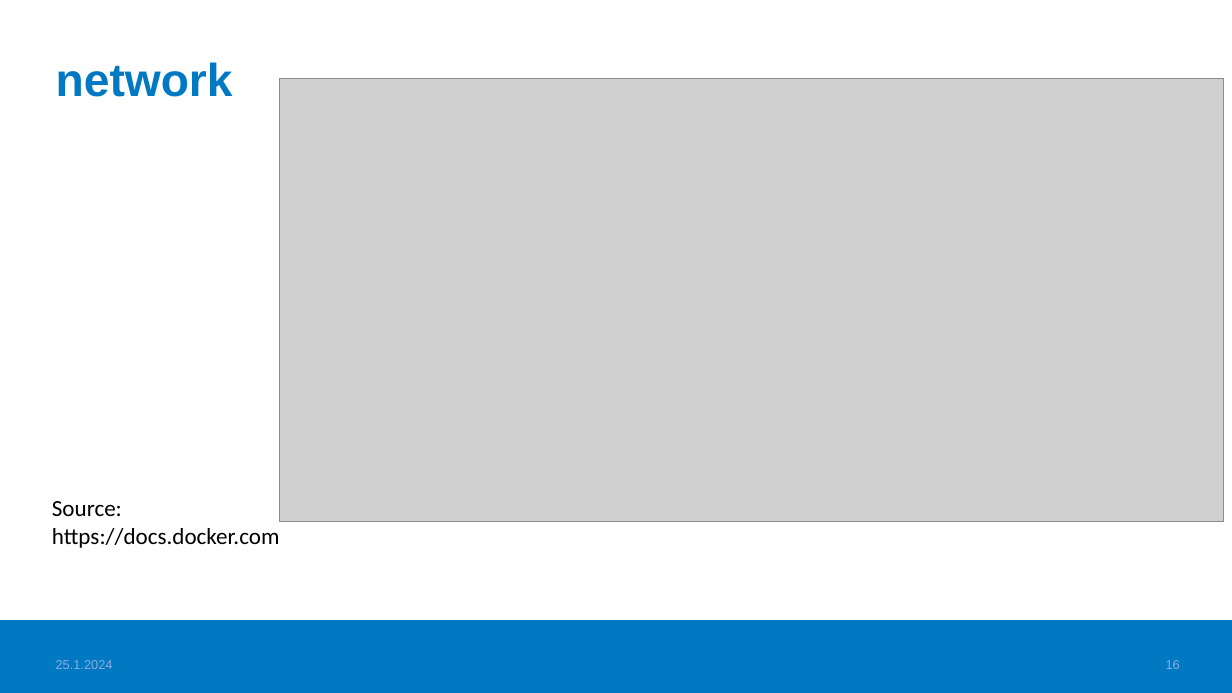
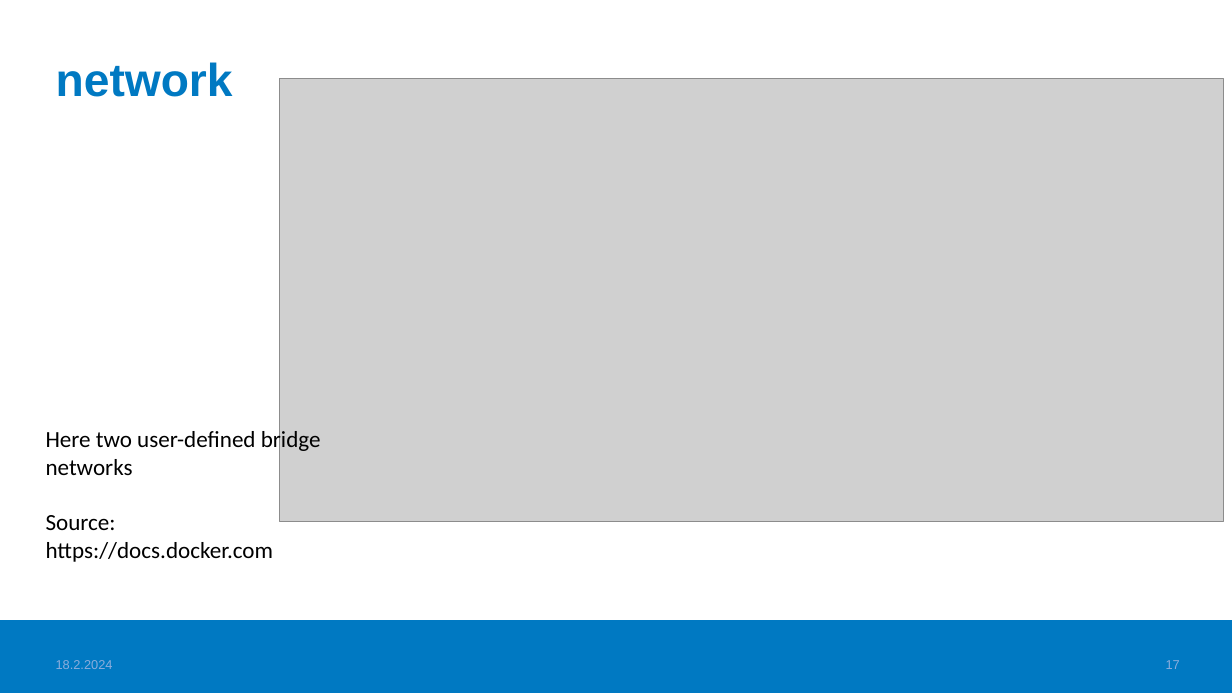
Before and after one commit to haagahelia/ohke-teknologiat, a slide deck: slide 17 of 01_docker/DockerConceptsAndVocabulary.pptx (slide 16 before the commit). Drawn at 1232x693 pixels with LibreOffice and Linux fonts; fonts in the diff are those of the drawing; grey boxes stand for pictures; background and template pictures are left out. Boxes give left, top, right and bottom in pixels: in the first picture for what was removed or moved away, otherwise in the second. Text is boxed around its words. In the diff, an @@ line names an element or a change of style, - is before the commit and + after.

Commit message:
Docker-monivalintatehtävien materiaalilinkkejä ja materiaaleja parannettu

```diff
--- a/01_docker/DockerConceptsAndVocabulary.pptx
+++ b/01_docker/DockerConceptsAndVocabulary.pptx
@@ text "Here two user-defined bridge" moved from (x1=52, y1=501, x2=280, y2=548) to (x1=46, y1=427, x2=321, y2=562) @@
@@ text at (x1=46, y1=427, x2=321, y2=475): paragraphs added @@
+Here two user-defined bridge
+networks
@@ text at (x1=56, y1=660, x2=113, y2=669): text changed @@
-25.1.2024
+18.2.2024
@@ page number at (x1=1166, y1=660, x2=1180, y2=669): text changed @@
-16
+17
```
Also in this commit, not shown: 16 other slides changed, 1 slide added, 3 other files.
